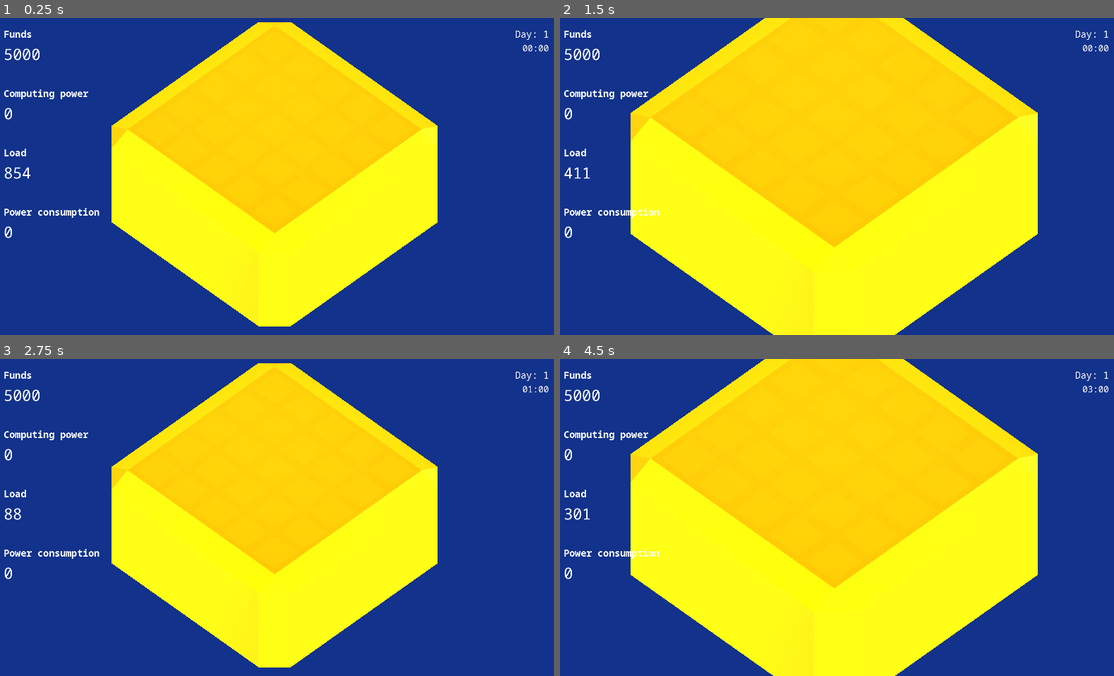
Above: before the commit, frames 1-4 (two rows, left to right).
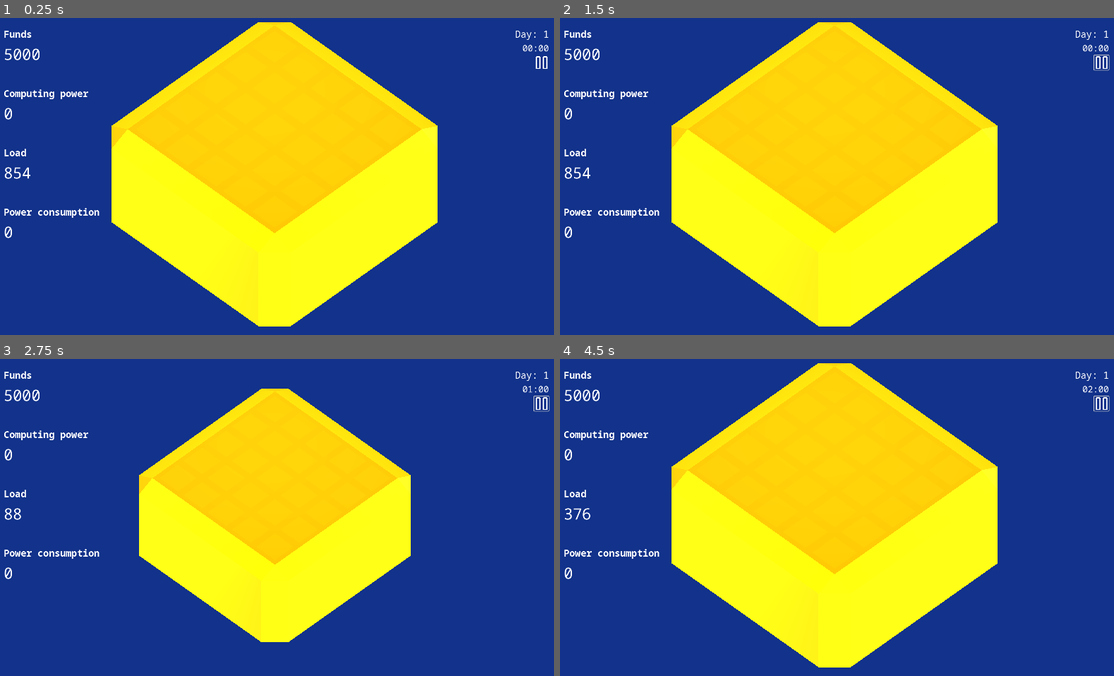
Above: after the commit, the same moments.

Repository: maroun-baydoun/will-it-scale
Game: Godot game, scene res://scenes/main.tscn
Two runs of this game, one before a commit and one after it. Both use one fixed random seed, a clock stepped at 60 frames per second and the inputs below.
Inputs (mouse positions are in pixels of both pictures, inside the frame that each line leads up to):
- Up to frame 1 (0.25 s): no input
- Up to frame 2 (1.5 s): click (1102, 62) at 0.52 s; tap Enter at 1.25 s; move the mouse to (958, 160) at 1.27 s; hold Mouse wheel up (zoom_in) from 1.28 s (still down); click (958, 160) at 1.42 s
- Up to frame 3 (2.75 s): move the mouse to (166, 533) at 2.02 s; release Mouse wheel up (zoom_in) at 2.03 s; tap Mouse wheel down (zoom_out) at 2.1 s; click (166, 533) at 2.17 s
- Up to frame 4 (4.5 s): move the mouse to (892, 447) at 2.77 s; hold Mouse wheel up (zoom_in) 2.78-3.53 s; click (892, 447) at 2.92 s; tap Space at 3.5 s; move the mouse to (809, 580) at 3.52 s; tap Mouse wheel down (zoom_out) at 3.6 s; click (809, 580) at 3.67 s; tap Enter at 4.25 s; move the mouse to (1003, 565) at 4.27 s; hold Mouse wheel up (zoom_in) from 4.28 s (still down); click (1003, 565) at 4.42 s

The runs differ from the first frame. In frame 1, less than 0.1% of the frame differs, in the area x 96-99%, y 12-17%; in frame 2, 22%, in the area x 0-100%, y 0-100%; in frame 3, 13%; in frame 4, 22%.

Commit message:
Add pause/play button for time

Diff:
--- /dev/null
+++ b/assets/icons/pause.svg
@@ -0,0 +1,16 @@
+<?xml version="1.0" encoding="iso-8859-1"?>
+<!-- Uploaded to: SVG Repo, www.svgrepo.com, Generator: SVG Repo Mixer Tools -->
+<!DOCTYPE svg PUBLIC "-//W3C//DTD SVG 1.1//EN" "http://www.w3.org/Graphics/SVG/1.1/DTD/svg11.dtd">
+<svg fill="#ffffff" version="1.1" id="Capa_1" xmlns="http://www.w3.org/2000/svg" xmlns:xlink="http://www.w3.org/1999/xlink"
+	 width="800px" height="800px" viewBox="0 0 332.145 332.146"
+	 xml:space="preserve">
+<g>
+	<g>
+		<path d="M121.114,0H25.558c-8.017,0-14.517,6.5-14.517,14.515v303.114c0,8.017,6.5,14.517,14.517,14.517h95.556
+			c8.017,0,14.517-6.5,14.517-14.517V14.515C135.631,6.499,129.131,0,121.114,0z M106.6,303.113H40.072V29.031H106.6V303.113z"/>
+		<path d="M306.586,0h-95.541c-8.018,0-14.518,6.5-14.518,14.515v303.114c0,8.017,6.5,14.517,14.518,14.517h95.541
+			c8.016,0,14.518-6.5,14.518-14.517V14.515C321.102,6.499,314.602,0,306.586,0z M292.073,303.113h-66.514V29.031h66.514V303.113z"
+			/>
+	</g>
+</g>
+</svg>
--- /dev/null
+++ b/assets/icons/play.svg
@@ -0,0 +1,13 @@
+<?xml version="1.0" encoding="iso-8859-1"?>
+<!-- Uploaded to: SVG Repo, www.svgrepo.com, Generator: SVG Repo Mixer Tools -->
+<!DOCTYPE svg PUBLIC "-//W3C//DTD SVG 1.1//EN" "http://www.w3.org/Graphics/SVG/1.1/DTD/svg11.dtd">
+<svg fill="#ffffff" version="1.1" id="Capa_1" xmlns="http://www.w3.org/2000/svg" xmlns:xlink="http://www.w3.org/1999/xlink"
+	 width="800px" height="800px" viewBox="0 0 314.41 314.41"
+	 xml:space="preserve">
+<g>
+	<path d="M288.318,145.307L39.832,1.841c-4.253-2.454-9.486-2.454-13.74,0c-4.249,2.452-6.871,6.991-6.871,11.898v286.93
+		c0,4.908,2.622,9.447,6.871,11.898c2.128,1.229,4.5,1.843,6.87,1.843c2.372,0,4.743-0.614,6.87-1.843l248.487-143.464
+		c4.25-2.452,6.871-6.991,6.871-11.898C295.189,152.297,292.568,147.759,288.318,145.307z M46.702,276.868V37.541l207.265,119.664
+		L46.702,276.868z"/>
+</g>
+</svg>
--- a/gui/date-time-display.tscn
+++ b/gui/date-time-display.tscn
@@ -1,7 +1,8 @@
-[gd_scene load_steps=3 format=3 uid="uid://burvuv1q1oe1t"]
+[gd_scene load_steps=4 format=3 uid="uid://burvuv1q1oe1t"]
 
 [ext_resource type="Script" path="res://scripts/date-time-display.gd" id="1_jtxx4"]
 [ext_resource type="FontFile" uid="uid://cwxxvels6k7tt" path="res://assets/fonts/NotoSansMono-Regular.ttf" id="2_i6f01"]
+[ext_resource type="Texture2D" uid="uid://dqbygo20rnmob" path="res://assets/icons/pause.svg" id="3_3u462"]
 
 [node name="date-time-display" type="Control"]
 layout_mode = 3
@@ -37,8 +38,7 @@
 size_flags_horizontal = 8
 theme_override_fonts/font = ExtResource("2_i6f01")
 theme_override_font_sizes/font_size = 32
-text = "
-"
+text = "0"
 
 [node name="HourLabel" type="Label" parent="MarginContainer/VBoxContainer"]
 unique_name_in_owner = true
@@ -46,5 +46,18 @@
 size_flags_horizontal = 8
 theme_override_fonts/font = ExtResource("2_i6f01")
 theme_override_font_sizes/font_size = 30
-text = "
-"
+text = "0"
+
+[node name="HBoxContainer" type="HBoxContainer" parent="MarginContainer/VBoxContainer"]
+layout_mode = 2
+alignment = 2
+
+[node name="PauseButton" type="Button" parent="MarginContainer/VBoxContainer/HBoxContainer"]
+unique_name_in_owner = true
+process_mode = 3
+layout_mode = 2
+icon = ExtResource("3_3u462")
+flat = true
+icon_alignment = 2
+
+[connection signal="pressed" from="MarginContainer/VBoxContainer/HBoxContainer/PauseButton" to="." method="_on_pause_button_pressed"]
--- a/scripts/date-time-display.gd
+++ b/scripts/date-time-display.gd
@@ -3,6 +3,10 @@
 
 @onready var day_label: Label = %DayLabel
 @onready var hour_label: Label = %HourLabel
+@onready var pause_button: Button = %PauseButton
+
+@onready var pause_icon: CompressedTexture2D = load("res://assets/icons/pause.svg")
+@onready var play_icon: CompressedTexture2D = load("res://assets/icons/play.svg")
 
 
 const DAY_FORMAT: String = "Day: %s"
@@ -29,3 +33,13 @@
 
 func _left_pad_with_zero(number: int) -> String:
 	return ZERO_PADDED_FORMAT % number if number <10 else str(number)
+
+
+func _on_pause_button_pressed() -> void:
+	var is_paused := !get_tree().paused
+	get_tree().paused = is_paused
+
+	if is_paused:
+		pause_button.icon = play_icon
+	else:
+		pause_button.icon = pause_icon
Not shown, added: assets/icons/pause.svg.import
Not shown, added: assets/icons/play.svg.import
